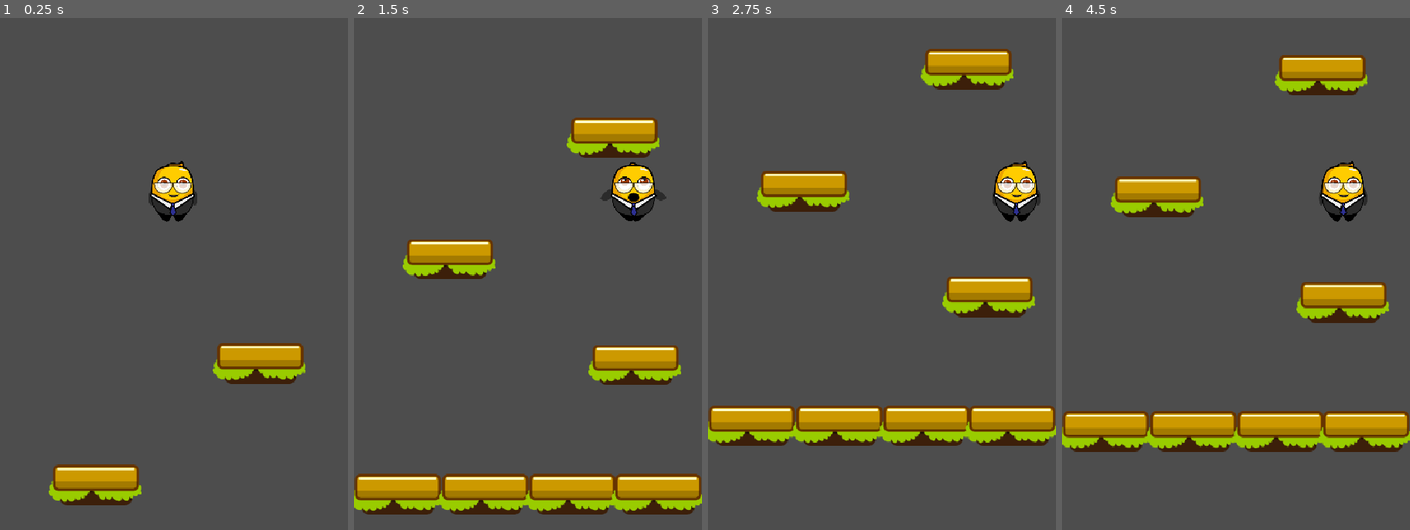
Above: before the commit, frames 1-4 (left to right).
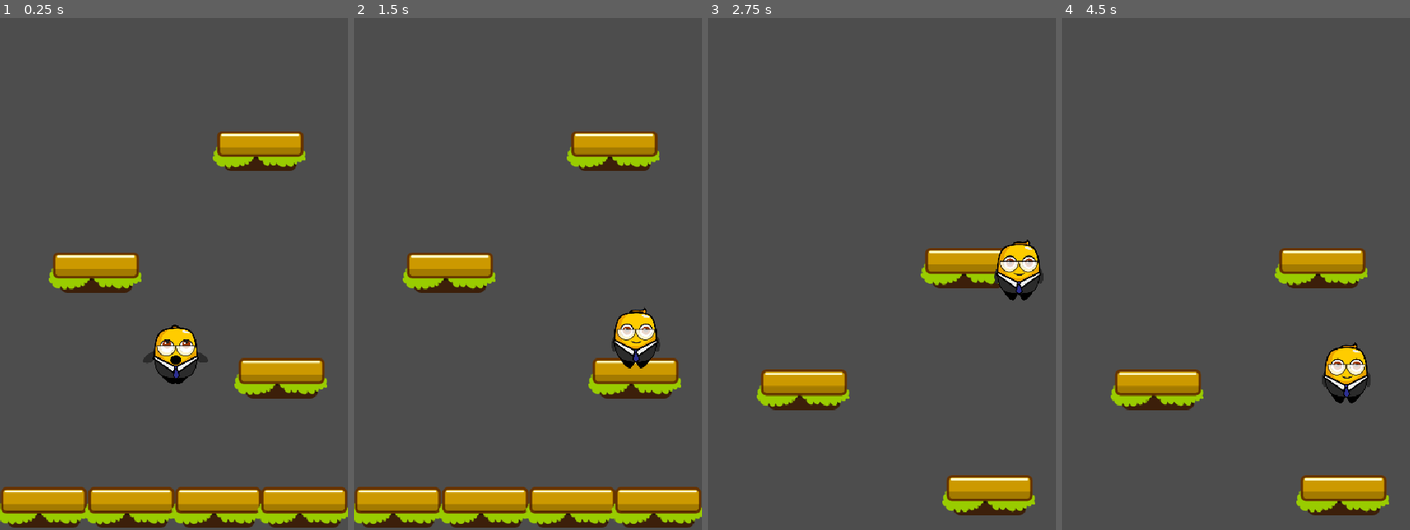
Above: after the commit, the same moments.

Repository: MireiaGonzalez/jumper-game-mobile
Game: Godot game, scene res://game/game.tscn
Two runs of this game, one before a commit and one after it. Both use one fixed random seed, a clock stepped at 60 frames per second and the inputs below.
Inputs:
- Up to frame 1 (0.25 s): no input
- Up to frame 2 (1.5 s): hold D (move_right) 0.53-1.28 s; hold A (move_left) from 1.28 s (still down)
- Up to frame 3 (2.75 s): release A (move_left) at 2.03 s; hold D (move_right) from 2.03 s (still down)
- Up to frame 4 (4.5 s): release D (move_right) at 3.53 s; hold A (move_left) from 3.53 s (still down)

The runs differ from the first frame. In frame 1, 18% of the frame differs, in the area x 0-100%, y 22-100%; in frame 2, 19%; in frame 3, 20%; in frame 4, 21%, in the area x 0-100%, y 7-98%.

Commit message:
limited camera

Diff:
--- a/game/game.tscn
+++ b/game/game.tscn
@@ -8,7 +8,7 @@
 script = ExtResource("1_l1rk1")
 
 [node name="Player" parent="." instance=ExtResource("2_vasa2")]
-position = Vector2(267, 120)
+position = Vector2(271, 893)
 
 [node name="Platform" parent="." instance=ExtResource("3_h7iqs")]
 position = Vector2(0, 893)
--- a/game/game_camera/game_camera.gd
+++ b/game/game_camera/game_camera.gd
@@ -1,12 +1,21 @@
 class_name GameCamera extends Camera2D
 
+var viewport_size: Vector2
 var player: Player = null
+var limit_bottom_distance = 420
 
 func _ready() -> void:
+	viewport_size = get_viewport_rect().size
 	global_position.x = get_viewport_rect().size.x / 2
 
+	limit_bottom = viewport_size.y
+	limit_left = 0
+	limit_right = viewport_size.x
+
 func _process(delta: float) -> void:
-	pass
+	if player:
+		if limit_bottom > player.global_position.y + limit_bottom_distance:
+			limit_bottom = player.global_position.y + limit_bottom_distance
 
 func _physics_process(delta: float) -> void:
 	if player:
Not shown, added: game/game_camera/game_camera.tscn3824236620.tmp
